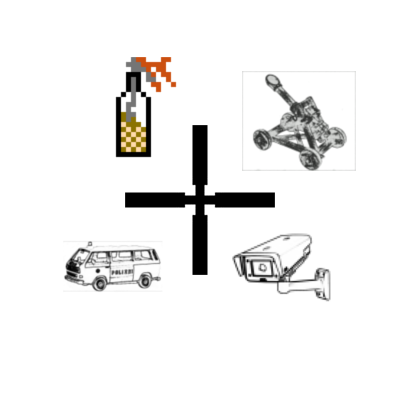
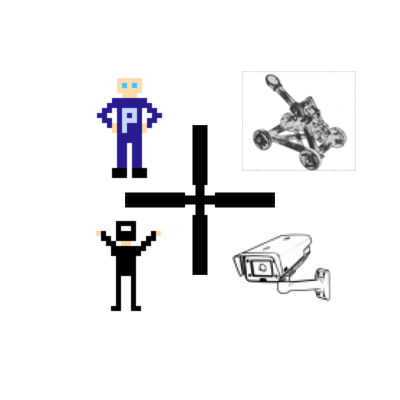
Layered file, before and after one edit (w=400, h=400). Changes by layer:
renamed "goodMolotov.png" to "clearCOP.png", painted on it over [96, 57, 177, 179]
renamed "pigvan0.png" to "clearBB.png", moved it above "Crosshair.png", painted on it over [63, 220, 163, 312]
